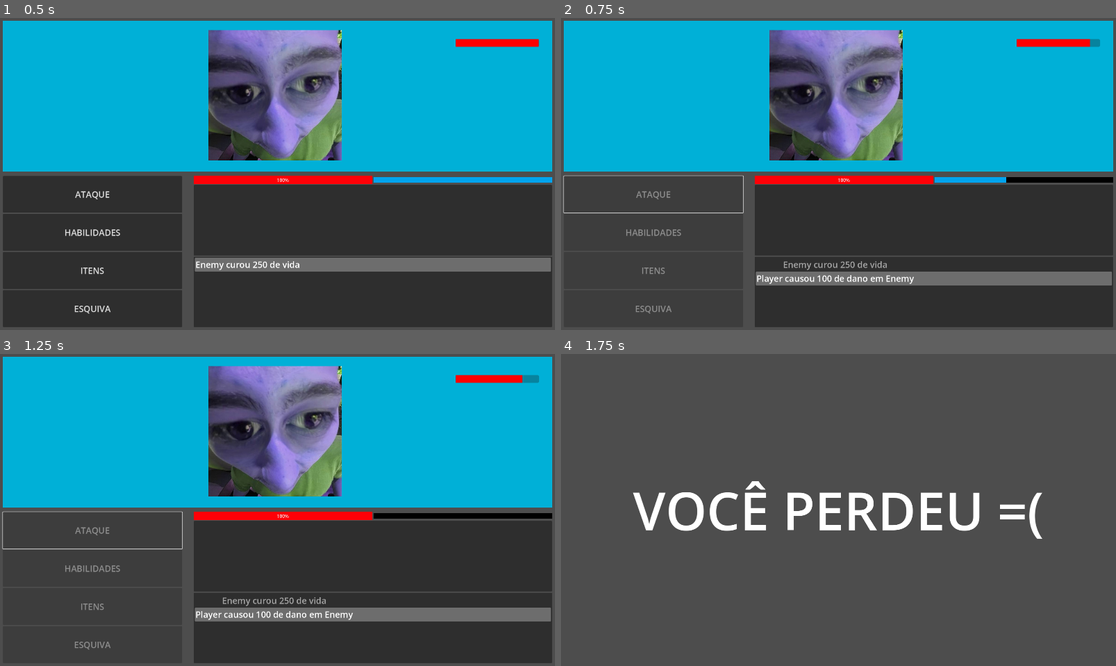
Above: before the commit, frames 1-4 (two rows, left to right).
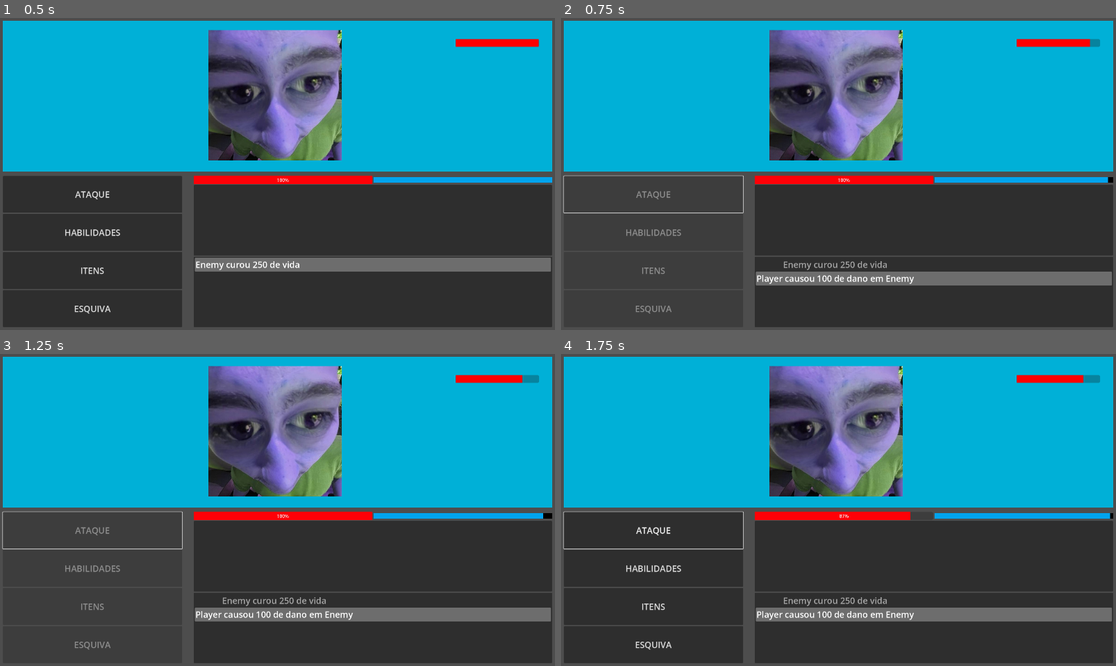
Above: after the commit, the same moments.

Repository: victor-inacio/Prototype-Macro-02
Game: Godot game, scene res://UI.tscn
Two runs of this game, one before a commit and one after it. Both use one fixed random seed, a clock stepped at 60 frames per second and the inputs below.
Inputs (mouse positions are in pixels of both pictures, inside the frame that each line leads up to):
- Up to frame 1 (0.5 s): no input
- Up to frame 2 (0.75 s): click "ATAQUE" at 0.5 s
- Up to frame 3 (1.25 s): no input
- Up to frame 4 (1.75 s): tap Enter at 1.25 s; move the mouse to (960, 494) at 1.27 s

Frame 1 is identical in both runs. In frame 2, 0.3% of the frame differs, in the area x 80-99%, y 51-53%; in frame 3, 0.5%; in frame 4, 93%, in the area x 0-100%, y 0-100%.
Error before the commit: Invalid access of index '-1' on a base object of type: 'Array[Action]'. (res://Enemy.gd:24)

Commit message:
Item names being displayed in UI

Diff:
--- a/Enemy.gd
+++ b/Enemy.gd
@@ -18,8 +18,8 @@
 	for item in self.items:
 		actions.append(item)
 
+	var rand_integer = randi_range(0, len(actions) - 1)
 
-	var rand_integer = randi_range(0, len(actions) - 1)
 
 	var action = actions[rand_integer]
 
--- a/FightManager.gd
+++ b/FightManager.gd
@@ -76,7 +76,6 @@
 				player.life -= damage + damage_increase
 
 
-
 			if (action is ItemResult):
 				enemy.life += action.life_increase
 				enemy.stamina += action.stamina_increase
--- a/Item.gd
+++ b/Item.gd
@@ -4,6 +4,9 @@
 	NUMBER,
 	PERCENTAGE
 }
+
+@export
+var name: String = "Item Name"
 
 @export
 var life_increase_type: Type
--- a/UI.tscn
+++ b/UI.tscn
@@ -1,10 +1,11 @@
-[gd_scene load_steps=15 format=3 uid="uid://cpohvip15wwc0"]
+[gd_scene load_steps=18 format=3 uid="uid://cpohvip15wwc0"]
 
 [ext_resource type="Script" path="res://UIManager.gd" id="1_t5ara"]
 [ext_resource type="Script" path="res://Enemy.gd" id="2_0wyy1"]
 [ext_resource type="Script" path="res://Item.gd" id="3_8ap2d"]
 [ext_resource type="Texture2D" uid="uid://by6d4808paoev" path="res://WhatsApp Image 2024-09-03 at 00.21.10.jpeg" id="3_8nt5c"]
 [ext_resource type="Script" path="res://FightManager.gd" id="3_bv7wc"]
+[ext_resource type="Script" path="res://Attack.gd" id="3_t81qx"]
 [ext_resource type="Script" path="res://Player.gd" id="4_aeuey"]
 
 [sub_resource type="Theme" id="Theme_oxgsn"]
@@ -21,8 +22,15 @@
 bg_color = Color(3.7608e-06, 0.64143, 0.931699, 1)
 corner_detail = 1
 
+[sub_resource type="Resource" id="Resource_awwfa"]
+script = ExtResource("3_t81qx")
+damage = 10
+chance_of_damage = 0
+execution_time = 0
+
 [sub_resource type="Resource" id="Resource_ms5sp"]
 script = ExtResource("3_8ap2d")
+name = "Item Name"
 life_increase_type = 1
 life_increase = 50
 stamina_increase_type = 0
@@ -35,6 +43,16 @@
 [sub_resource type="StyleBoxFlat" id="StyleBoxFlat_hmmug"]
 bg_color = Color(1, 0, 0, 1)
 
+[sub_resource type="Resource" id="Resource_u6535"]
+script = ExtResource("3_8ap2d")
+name = "Eae grupo"
+life_increase_type = 0
+life_increase = 10
+stamina_increase_type = 0
+stamina_increase = 0
+damage_increase_type = 0
+damage_increase = 0
+
 [node name="Control" type="Control" node_paths=PackedStringArray("fight_manager")]
 layout_mode = 3
 anchors_preset = 15
@@ -157,8 +175,6 @@
 auto_height = true
 text_overrun_behavior = 4
 item_count = 2
-same_column_width = true
-fixed_column_width = 1000
 icon_mode = 0
 item_0/text = "fwefewfwashoeghoiwernfmoiewjfowie"
 item_1/text = "wefwefewfewfw"
@@ -189,6 +205,7 @@
 max_stamina = 100
 max_life = 500
 life = 249
+attacks = Array[ExtResource("3_t81qx")]([SubResource("Resource_awwfa")])
 items = Array[ExtResource("3_8ap2d")]([SubResource("Resource_ms5sp")])
 metadata/_edit_use_anchors_ = true
 
@@ -237,6 +254,10 @@
 [node name="Player" type="Node2D" parent="."]
 position = Vector2(-3, 0)
 script = ExtResource("4_aeuey")
+max_stamina = 100
+max_life = 100
+life = 100
+items = Array[ExtResource("3_8ap2d")]([SubResource("Resource_u6535")])
 
 [connection signal="pressed" from="MarginContainer/VBoxContainer/HBoxContainer2/HBoxContainer/VBoxContainer/AttackButton" to="." method="_on_attack_button_pressed"]
 [connection signal="pressed" from="MarginContainer/VBoxContainer/HBoxContainer2/HBoxContainer/VBoxContainer/SkillButton" to="." method="_on_skill_button_pressed"]
--- a/UIManager.gd
+++ b/UIManager.gd
@@ -15,6 +15,10 @@
 
 @onready
 var player: Player = $Player
+
+var items: Array[Item]:
+	get:
+		return player.items
 
 var all_buttons: Array[Button]
 
@@ -29,12 +33,6 @@
 
 var skills = [
 		"Atirar com Shotgun (15 Dano, -20 Stamina)"
-]
-
-var items = [
-	"Biscoito Negrito (+10 HP)",
-	"Monster (+10 Stamina)",
-	"Soco Ingles (+10 de Dano por 2 Turnos) 1x"
 ]
 
 var dodges = [
@@ -81,8 +79,9 @@
 	_clear_item_list()
 	item_list.visible = true
 	#texter.visible = false
-	for attack in items:
-		item_list.add_item(attack)
+
+	for item in items:
+		item_list.add_item(item.name)
 	mode = Character.Mode.ITEM
 
 
@@ -109,7 +108,7 @@
 		Character.Mode.ATTACK:
 			item = attacks[index]
 		Character.Mode.ITEM:
-			item = items[index]
+			item = items[index].name
 			items.remove_at(index)
 		Character.Mode.DODGE:
 			item = dodges[index]
@@ -190,7 +189,9 @@
 
 func _add_to_texter(text: String):
 	var texter_count = texter.item_count
-	texter.mouse_force_pass_scroll_events
+
+
+
 	texter.add_item(text)
 	texter.select(texter_count)
 
